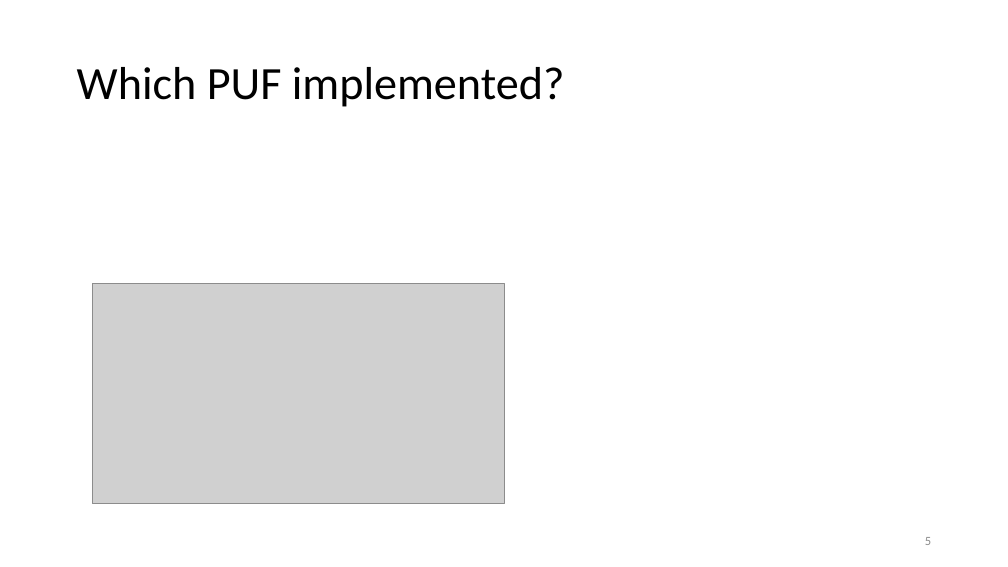
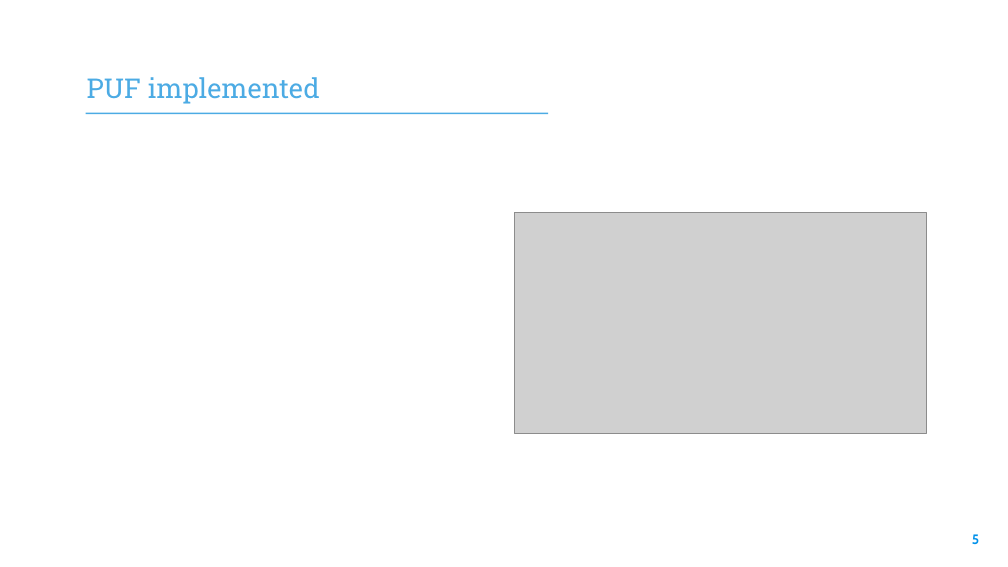
Before and after one commit to elenaroncolino/SEcube-code, a slide deck: slide 5 of Design and Development of a RAM-based PUF.pptx. Drawn at 1008x567 pixels with LibreOffice and Linux fonts; fonts in the diff are those of the drawing; grey boxes stand for pictures; background and template pictures are left out. Boxes give left, top, right and bottom in pixels: in the first picture for what was removed or moved away, otherwise in the second. Text is boxed around its words. In the diff, an @@ line names an element or a change of style, - is before the commit and + after.

```diff
--- a/Design and Development of a RAM-based PUF.pptx
+++ b/Design and Development of a RAM-based PUF.pptx
@@ text "PUF implemented" at [87, 77, 320, 104]: vertical alignment middle to bottom @@
@@ text at [87, 77, 320, 104]: text changed; size 44 to 26 pt; font Calibri to Roboto Slab; text colour #000000 to #4CABE4 @@
-Which PUF implemented?
+PUF implemented
@@ line added from (85, 113) to (548, 113), #4CABE4 1.5 pt @@
@@ picture: place and size @@
-picture at [92, 284, 504, 504]
+picture at [515, 212, 927, 433]
@@ page number: place and size @@
-page number at [925, 537, 931, 545]
+page number at [972, 534, 979, 544]
@@ page number at [972, 534, 979, 544]: size 12 to 13 pt, font Calibri to Cabin, text colour #8B8B8B to #0091EA, bold on; vertical alignment middle to top @@
```
Also in this commit, not shown: 8 other slides changed, 5 other files.
